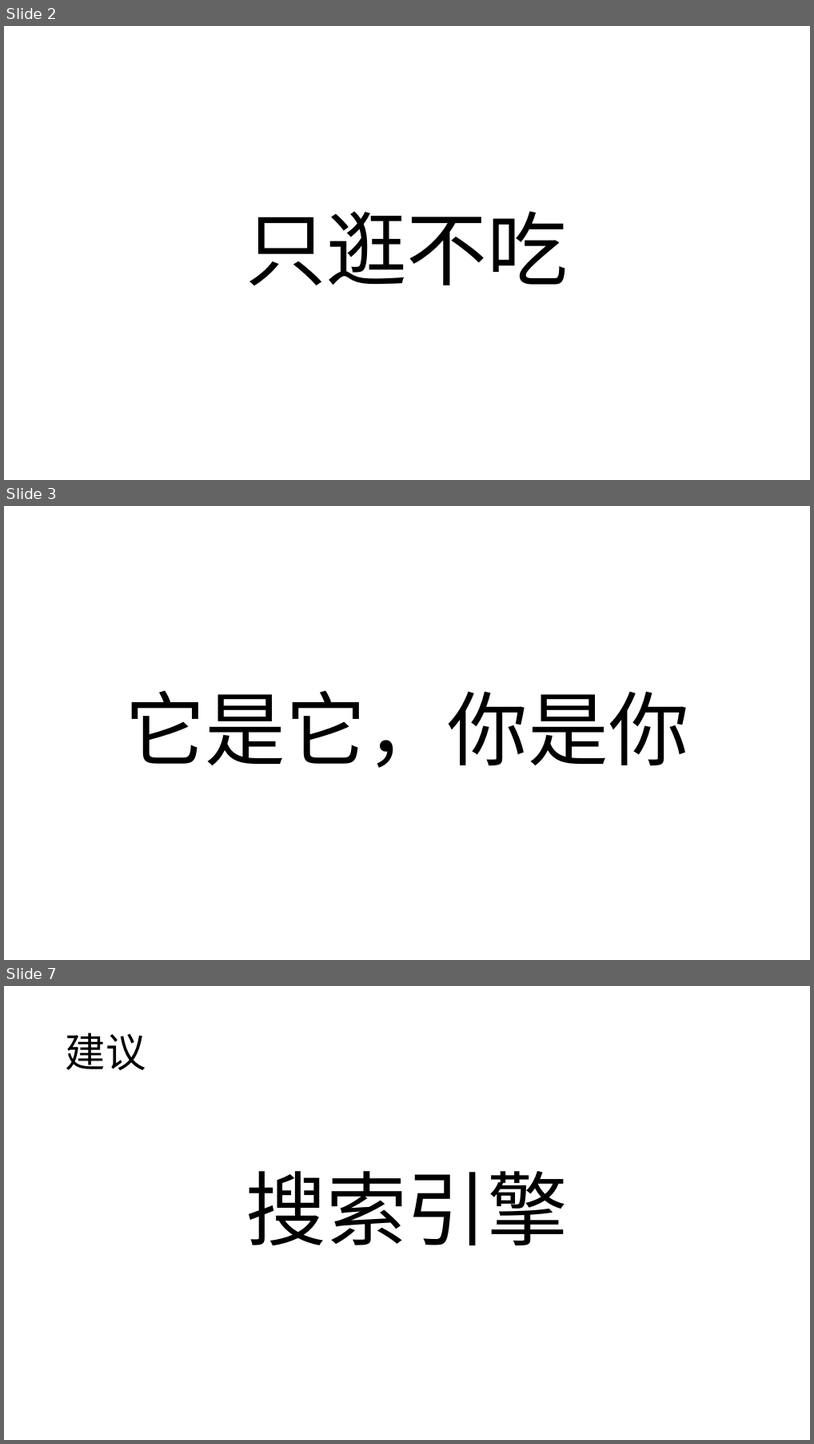
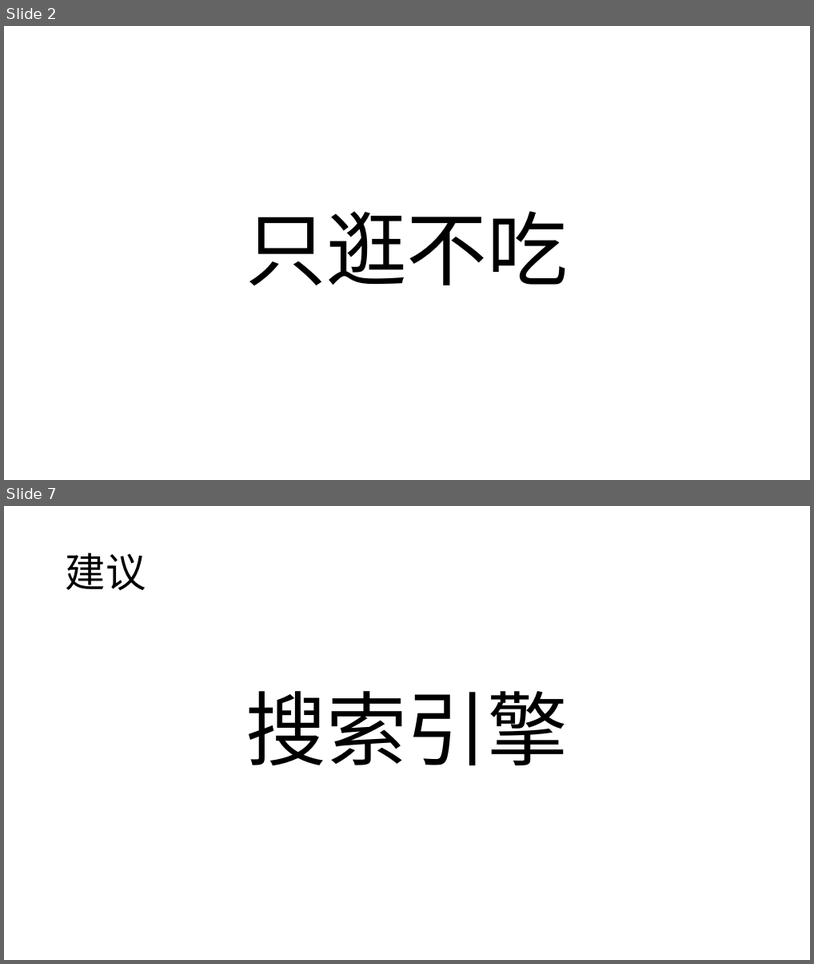
Before and after one commit to Jasper-Li/PythonTutorial, a slide deck: ppt/20分钟入门Python_下_李兴贺_20210619..pptx. Shown one above the other, each under a label of ours: slides 2, 3 and 7 before the commit, slides 2 and 7 after it; the slides between them are not shown. The pictures are 814x1444 and 814x964 pixels, drawn with LibreOffice and Linux fonts; fonts in the diff are those of the drawing. Boxes give left, top, right and bottom in pixels: in the first picture for what was removed or moved away, otherwise in the second. Text is boxed around its words. In the diff, an @@ line names an element or a change of style, - is before the commit and + after.

```diff
--- a/ppt/20分钟入门Python_下_李兴贺_20210619..pptx
+++ b/ppt/20分钟入门Python_下_李兴贺_20210619..pptx
@@ slide 3 removed at <box>4,506,810,960</box>, background #FFFFFF @@
@@ title removed at <box>125,690,690,768</box> @@
-它是它，你是你
```
Also in this commit, not shown: 1 slide changed, 4 slides added, 4 other slides removed, 15 other files.
